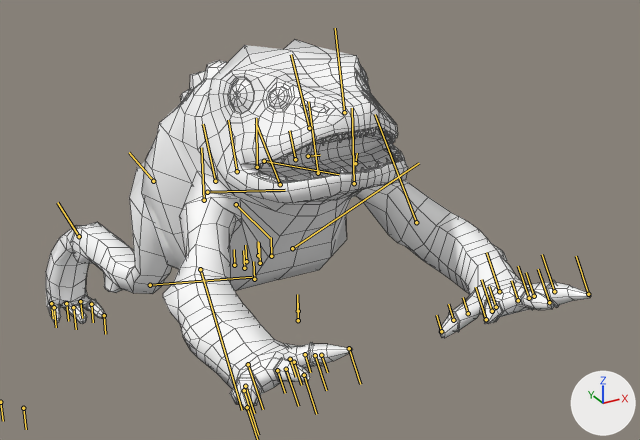
A saved change to the FBX model ANURA/Assets/Toad/Animation/Toad_HopAnimation.fbx.
Both versions are drawn from a camera (50 mm lens) standing at (-2.21, -5.39, 3.84) and looking at (0.42, -0.61, 1.45). Arrows for +X, +Y and +Z are at lower right; the lights stay in place. Both versions are drawn at frame 5 of the action 'Take 001'; the numbers are the values there. The bones that bend it are drawn over the model as lines. Mesh edges are drawn as thin lines.

In view in the first picture: 'Toad'.
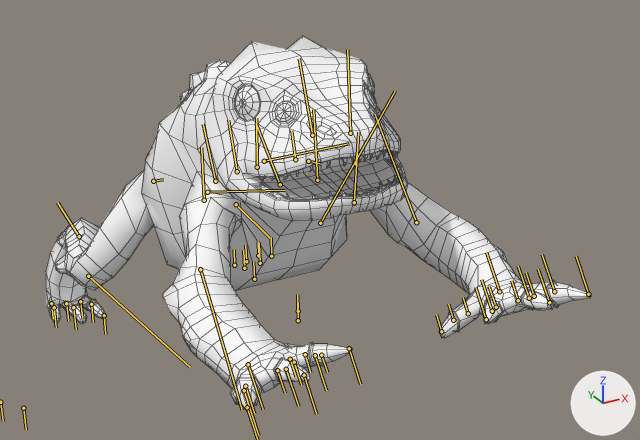
Where the change shows, as pixel boxes [x1, y1, x2, y2] in the pictures (640 x 440 px):
```json
{"object": "Toad", "change": "posed", "before": [46, 39, 591, 411], "after": [46, 36, 591, 411]}
{"bone": "Neck", "before": "(295, 159) to (289, 130)", "after": "(295, 159) to (291, 130)"}
{"bone": "L_Leg", "before": "(264, 161) to (339, 174)", "after": "(264, 161) to (349, 143)"}
{"bone": "R_Leg", "before": "(153, 181) to (129, 152)", "after": "(153, 181) to (163, 179)"}
```

Scene script edits in JSON lines:
```json
{"block": "bone_neck", "where": "bone_neck = bpy.data.objects['Rig_Joints'].pose.bones['Neck']  # child of 'Spine3'"}
{"op": "set", "path": "bone_neck.rotation_quaternion", "old": "(0.999, 0.0, 0.0, 0.053)", "new": "(1.0, 0.0, 0.0, -0.026)", "note": "degrees (0, 0, 6) -> degrees (0, 0, -3)"}
{"block": "bone_l_leg", "where": "bone_l_leg = bpy.data.objects['Rig_Joints'].pose.bones['L_Leg']  # child of 'Root'"}
{"op": "set", "path": "bone_l_leg.rotation_quaternion", "old": "(0.701, 0.45, -0.299, -0.465)", "new": "(0.819, 0.424, -0.107, -0.371)", "note": "degrees (65, 0, -67) -> degrees (51, 8, -45)"}
{"block": "bone_l_foot", "where": "bone_l_foot = bpy.data.objects['Rig_Joints'].pose.bones['L_Foot']  # child of 'L_Knee'"}
{"op": "set", "path": "bone_l_foot.rotation_quaternion", "old": "(0.892, 0.234, 0.319, -0.218)", "new": "(0.921, 0.323, 0.093, -0.196)", "note": "degrees (22, 42, -19) -> degrees (36, 17, -18)"}
{"block": "bone_r_leg", "where": "bone_r_leg = bpy.data.objects['Rig_Joints'].pose.bones['R_Leg']  # child of 'Root'"}
{"op": "set", "path": "bone_r_leg.rotation_quaternion", "old": "(0.62, 0.451, -0.394, -0.506)", "new": "(0.816, 0.423, -0.114, -0.376)", "note": "degrees (74, -2, -80) -> degrees (52, 8, -46)"}
{"block": "bone_r_foot", "where": "bone_r_foot = bpy.data.objects['Rig_Joints'].pose.bones['R_Foot']  # child of 'R_Knee'"}
{"op": "set", "path": "bone_r_foot.rotation_quaternion", "old": "(0.854, 0.18, 0.434, -0.225)", "new": "(0.921, 0.319, 0.103, -0.197)", "note": "degrees (11, 55, -24) -> degrees (35, 18, -18)"}
```
